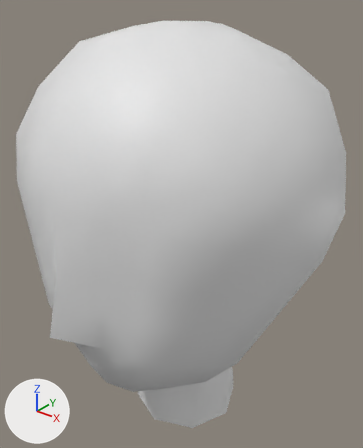
Two versions of the OBJ model game/assets/characters/head.obj, one commit apart.
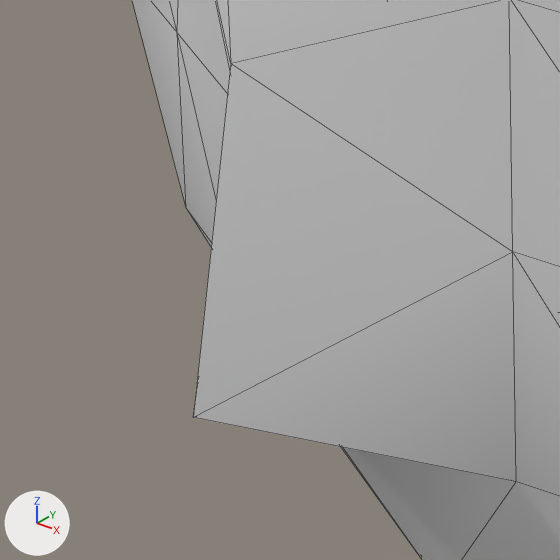
Each version appears first whole from a 50 mm camera at (0.47, -0.562, 1.502) aimed at (0.002, 0.023, 1.139), and next in a close-up on the part from 5% to 30% of the width and 60% to 81% of the height. Arrows for +X, +Y and +Z are at lower left; the lights stay in place. The close-ups show mesh edges as thin lines. Where no turn or scale is listed for an object, it has been applied to the vertices.

The scene before the commit, as lines of its bpy script (objects in view):
```python
me_head_cylinder_001 = bpy.data.meshes.new('Head_Cylinder.001')
me_head_cylinder_001.from_pydata(...)  # 118 vertices, 228 faces; spans x -0.253..0.267, y -0.257..0.28, z 0.774..1.454
ob_head_cylinder_001 = bpy.data.objects.new('Head_Cylinder.001', me_head_cylinder_001)
ob_head_cylinder_001.location = (0.0, 0.0, 0.0)
```
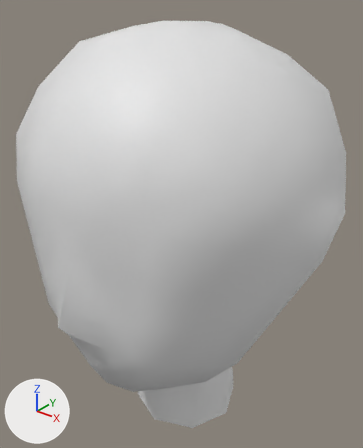
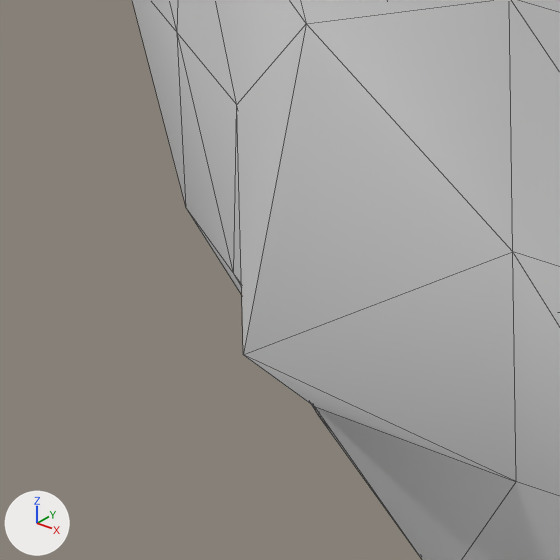
What differs and where, as boxes (x1, y1, x2, y2) in the close-ups (560 x 560 px; the box of a moved part takes in the faces that stretch with it):
part 1 of me_head_cylinder_001, moved or reshaped
    before: (193, 0, 516, 482)
    after: (215, 0, 516, 481)

Edits to the bpy script that builds the scene:
```text
Change me_head_cylinder_001:
    where me_head_cylinder_001.from_pydata(...)  # 118 vertices, 228 faces; spans x -0.253..0.267, y -0.257..0.28, z 0.774..1.454
    used by ob_head_cylinder_001; location = (0.0, 0.0, 0.0)
    me_head_cylinder_001 part 1
    me_head_cylinder_001.vertices[102].co: (0.007, -0.237, 1.161) -> (0.007, -0.217, 1.161)  # pixel (230, 63) -> pixel (306, 23)
    me_head_cylinder_001.vertices[103].co: (0.007, -0.257, 1.082) -> (0.007, -0.243, 1.089)  # pixel (193, 417) -> pixel (243, 354)
```
